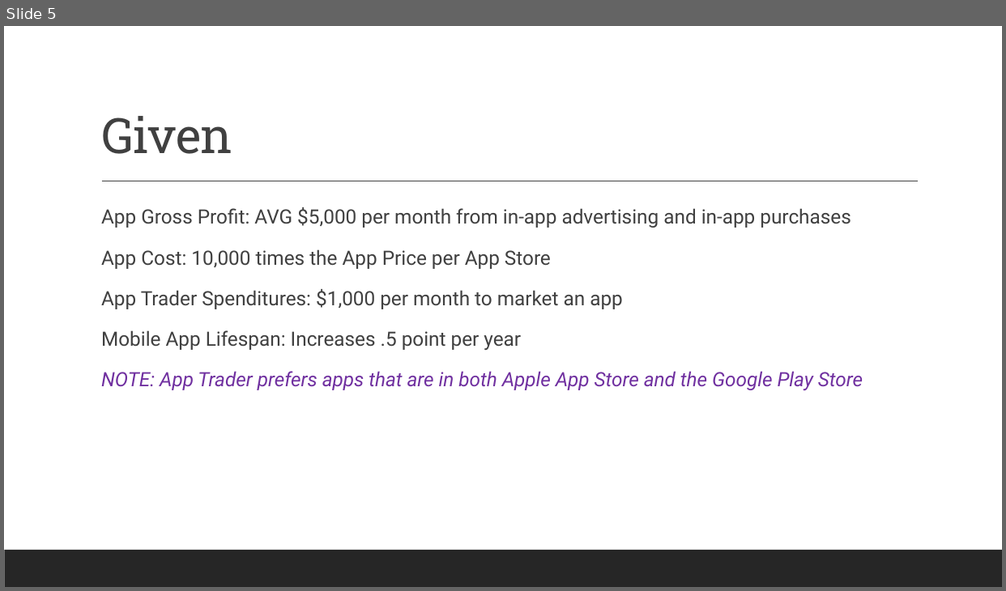
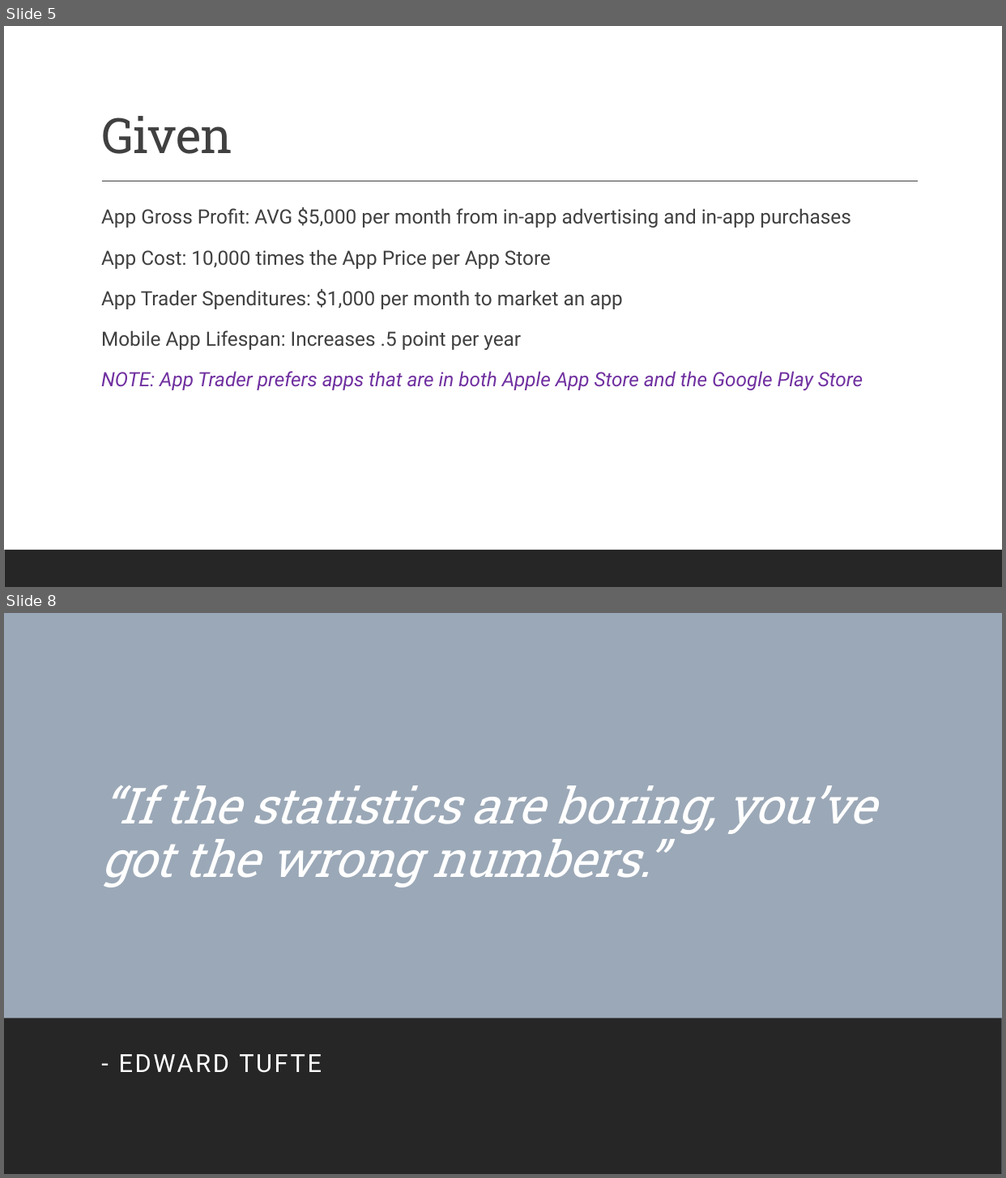
Before and after one commit to robertlanier/app-trader, a slide deck: presentation/app_trader_proposal.pptx. Shown one above the other, each under a label of ours: slide 5 before the commit, slides 5 and 8 after it; the slides between them are not shown. The pictures are 1006x591 and 1006x1178 pixels, drawn with LibreOffice and Linux fonts; fonts in the diff are those of the drawing. Boxes give left, top, right and bottom in pixels: in the first picture for what was removed or moved away, otherwise in the second. Text is boxed around its words. In the diff, an @@ line names an element or a change of style, - is before the commit and + after.

```diff
--- a/presentation/app_trader_proposal.pptx
+++ b/presentation/app_trader_proposal.pptx
@@ slide 8 added at box(4, 613, 1002, 1174), background #FFFFFF; not listed: 1 template element that a slide beside it also shows @@
@@ rectangle added at box(4, 613, 1002, 1174), fill #9BA8B7 @@
@@ title added at box(101, 786, 875, 888), 48 pt, text #FFFFFF, italic @@
+“If the statistics are boring, you’ve got the wrong numbers.”
@@ rectangle added at box(4, 1019, 1002, 1174), fill #262626 @@
@@ subtitle added at box(119, 1054, 322, 1073), 24 pt, text #FFFFFF @@
+- EDWARD TUFTE
```
Also in this commit, not shown: 3 slides changed, 2 other slides added, 1 slide removed.
